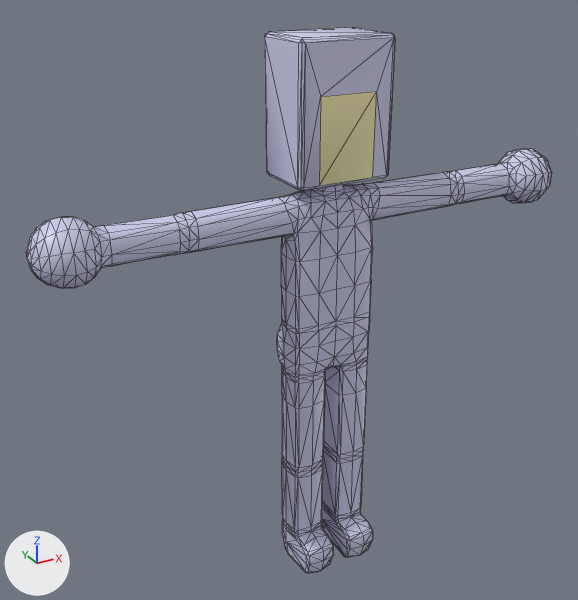
Renders of the FBX model Assets/Resources/Sprites/Games/RhythmRally/paddler.fbx from each side of a commit.
Camera for both pictures: a camera (50 mm lens) standing at (-1.179, -1.793, 1.757) and looking at (-0.205, -0.022, 0.871). The axes (+X, +Y, +Z) are drawn at lower left. The lights are the same throughout. Mesh edges are drawn as thin lines. Vertices at the same position are counted once.

Objects in the first picture: 'body_pingpong_model.001.dmx'.
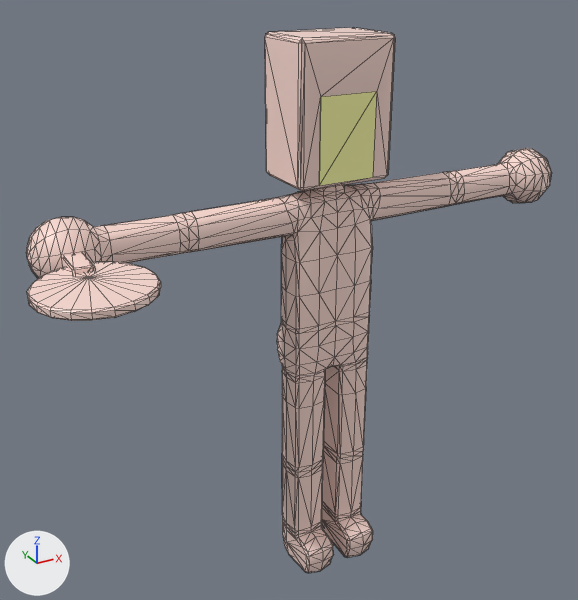
The newer file is also rescaled (x5.06), turned or shifted as a whole; pictures and numbers use the older file's frame.

Diff of the bpy script that builds the scene:
```diff
--- a/Assets/Resources/Sprites/Games/RhythmRally/paddler.fbx.py
+++ b/Assets/Resources/Sprites/Games/RhythmRally/paddler.fbx.py
@@ mat_s_sphere @@
+mat_s_sphere = principled_material('s_sphere')
+mat_s_sphere.base_color = (0.986, 0.724, 0.66)  # beige #fdddd4
+mat_s_sphere.roughness = 0.4
@@ me_body_pingpong_model_001_dmx_mesh @@
 # used by ob_body_pingpong_model_001_dmx
-me_body_pingpong_model_001_dmx_mesh.from_pydata(...)  # 835 vertices, 1656 faces; spans x -0.87..0.73, y -0.14..0.11, z -0.03..1.56
+me_body_pingpong_model_001_dmx_mesh.from_pydata(...)  # 943 vertices, 1850 faces; spans x -0.92..0.73, y -0.37..0.11, z -0.03..1.56
+# me_body_pingpong_model_001_dmx_mesh part 1: a new loose piece of 82 vertices spanning x -0.92..-0.65, y -0.37..-0.1, z 1.09..1.11, in mat_s_sphere (beige #fdddd4)
+# me_body_pingpong_model_001_dmx_mesh part 2: a new loose piece of 22 vertices spanning x -0.81..-0.76, y -0.16..0.03, z 1.08..1.13, in mat_s_sphere (beige #fdddd4)
+# me_body_pingpong_model_001_dmx_mesh part 3
+# 41 faces are deleted
+# 10 vertices move within x -0.19..0.04, y -0.06..0.07, z 0.64..0.73
+# 41 new faces join them, mat_s_sphere (beige #fdddd4)
+# me_body_pingpong_model_001_dmx_mesh part 4
+# 41 faces are deleted
+# 10 vertices move within x -0.21..0.06, y -0.08..0.1, z 1.2..1.56
+# 4 vertices are added at (-0.15, -0.09, 1.43), (-0.15, -0.09, 1.2), (0.01, -0.09, 1.43), (0.01, -0.09, 1.2)
+# 39 new faces join them, mat_s_sphere (beige #fdddd4)
+# 2 new faces join them, mat_body (beige #fdfcaa)
+# me_body_pingpong_model_001_dmx_mesh part 5: 1528 faces spanning x -0.87..0.73, y -0.14..0.11, z -0.03..1.56 switch from mat_sphere (white #d0ceed) to mat_s_sphere (beige #fdddd4)
 me_body_pingpong_model_001_dmx_mesh.materials.append(mat_body)
```

Location of each change, (x1, y1, x2, y2) in pixels of the pictures (578 x 600 px; the box of a moved part takes in the faces that stretch with it):
part 1 of me_body_pingpong_model_001_dmx_mesh, added: after (27, 262, 161, 321)
part 2 of me_body_pingpong_model_001_dmx_mesh, added (beige): after (62, 253, 95, 274)
part 3 of me_body_pingpong_model_001_dmx_mesh, moved or reshaped: (277, 323, 368, 383) in both
part 4 of me_body_pingpong_model_001_dmx_mesh, moved or reshaped: (265, 28, 395, 191) in both
part 5 of me_body_pingpong_model_001_dmx_mesh, recoloured: (26, 34, 551, 570) in both
